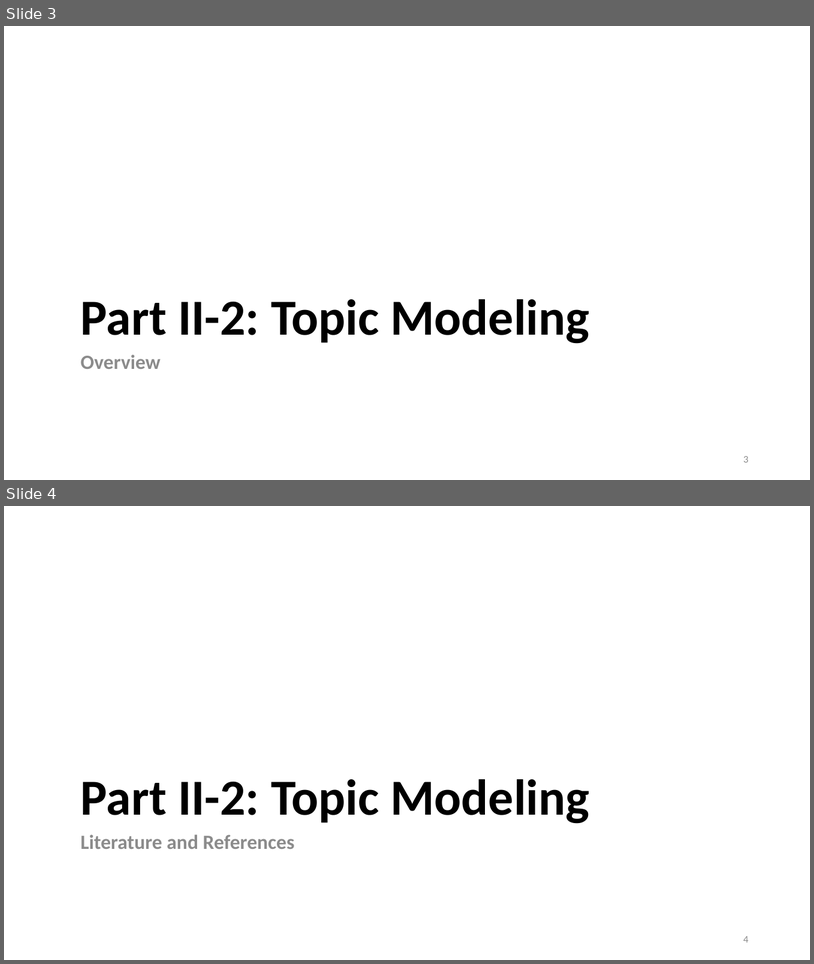
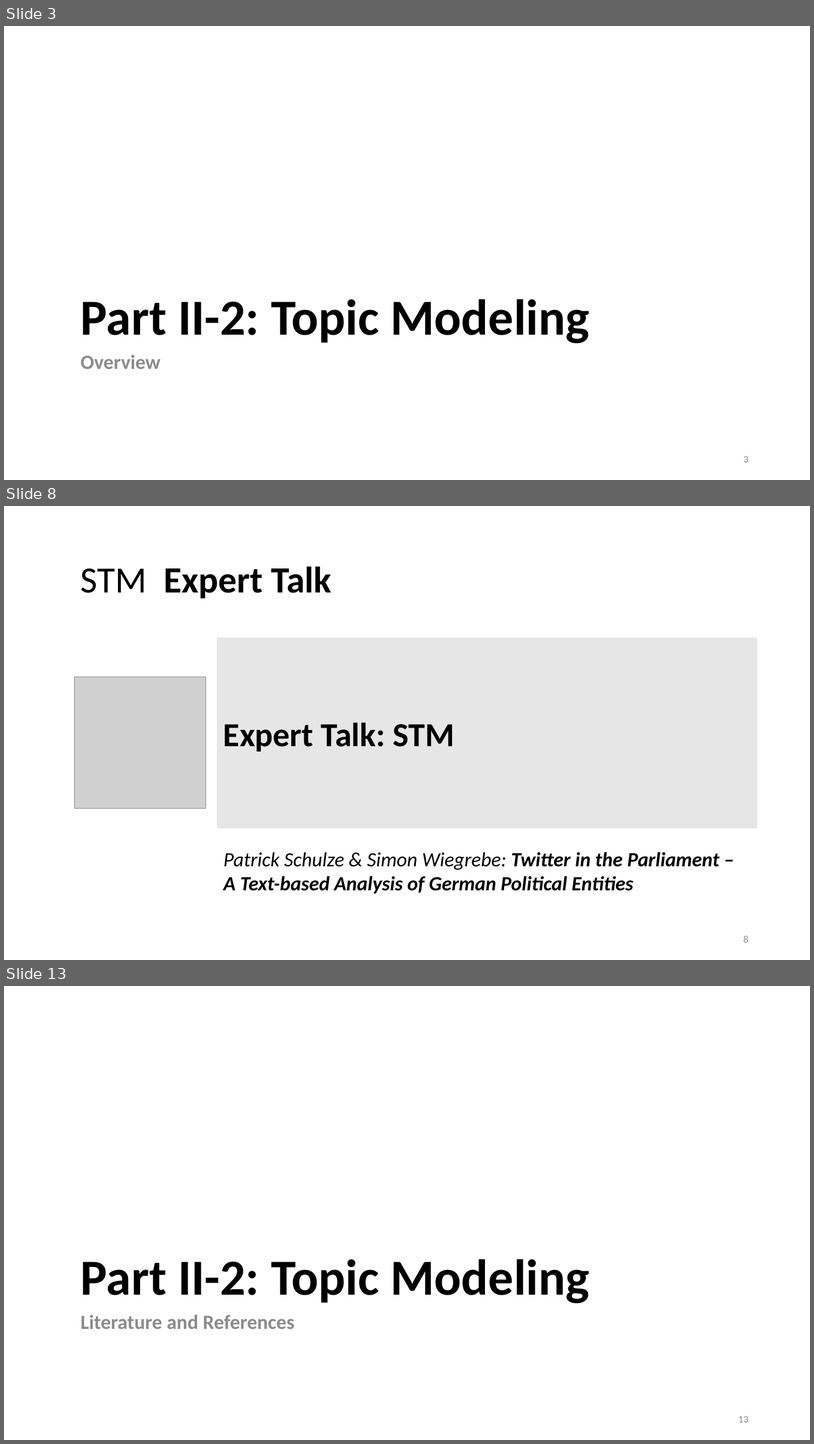
Before and after one commit to lisa-wm/consulting, a slide deck: 5_seminar/Contents_Part_02/slides/slides_II_2.pptx. Shown one above the other, each under a label of ours: slides 3 and 4 before the commit, slides 3, 8 and 13 after it; the slides between them are not shown. The pictures are 814x964 and 814x1444 pixels, drawn with LibreOffice and Linux fonts; fonts in the diff are those of the drawing; grey boxes stand for pictures. Boxes give left, top, right and bottom in pixels: in the first picture for what was removed or moved away, otherwise in the second. Text is boxed around its words. In the diff, an @@ line names an element or a change of style, - is before the commit and + after.

```diff
--- a/5_seminar/Contents_Part_02/slides/slides_II_2.pptx
+++ b/5_seminar/Contents_Part_02/slides/slides_II_2.pptx
@@ slide 8 added at (4, 506, 810, 960), background #FFFFFF @@
@@ title added at (81, 566, 332, 598), 44 pt, text #000000, bold @@
+STM Expert Talk
@@ rectangle added at (218, 638, 757, 828), fill #E7E6E6, outline #E7E6E6 1.5 pt, 40 pt, text #000000, bold @@
+Expert Talk: STM
@@ picture added at (75, 676, 207, 808) @@
@@ text added at (224, 852, 720, 894), 24 pt, text #000000, bold, italic @@
+Patrick Schulze & Simon Wiegrebe: Twitter in the Parliament –
+A Text-based Analysis of German Political Entities
@@ page number added at (744, 935, 749, 942), 12 pt, text #8C8C8C @@
+8
@@ what was slide 4 is now slide 13 @@
@@ page number at (738, 1416, 749, 1422): text changed @@
-4
+13
```
Also in this commit, not shown: 1 slide changed, 8 other slides added, 5 other files.
